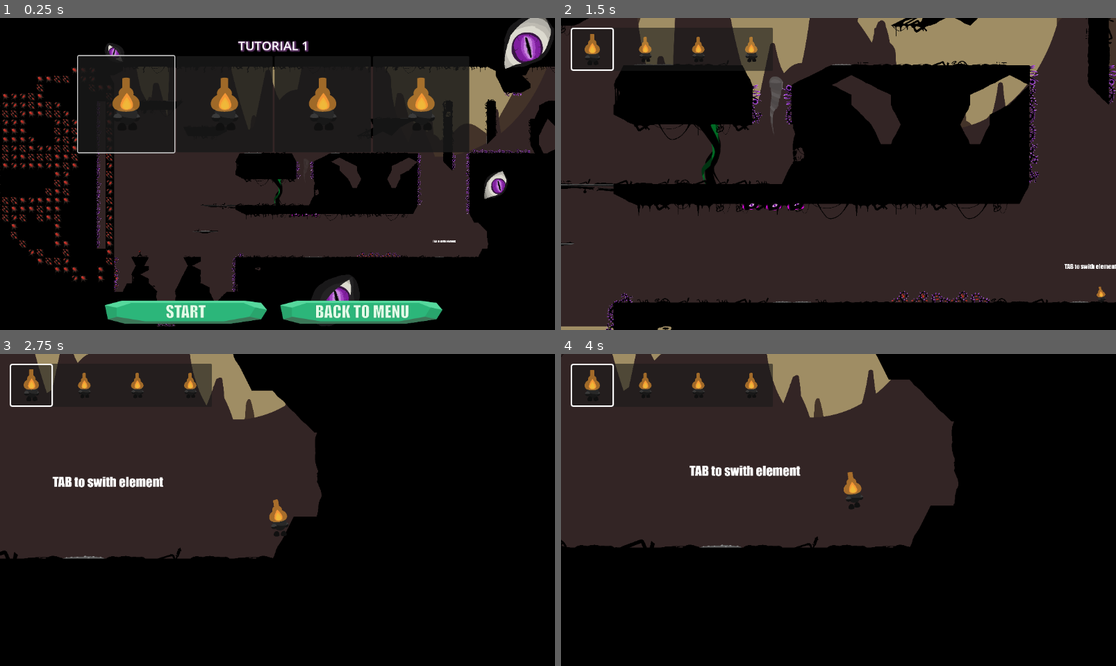
Above: before the commit, frames 1-4 (two rows, left to right).
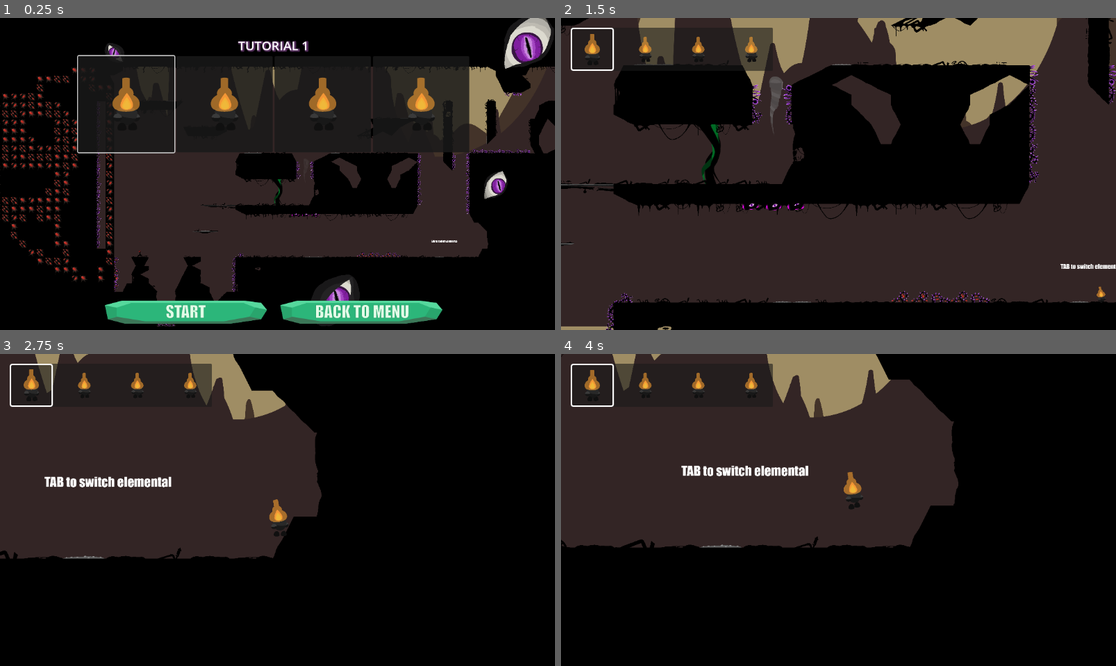
Above: after the commit, the same moments.

Repository: StarikTenger/PlatformerGame2025
Game: Godot game, scene res://levels/level_4.tscn
Same seed, same stepped clock (60 frames per second), same inputs: the game is played once before the commit and once after it. This scene is started directly instead of the project's main scene. Sound files missing from this copy of the repository are replaced by a short silence.
Inputs (mouse positions are in pixels of both pictures, inside the frame that each line leads up to):
- Up to frame 1 (0.25 s): no input
- Up to frame 2 (1.5 s): click (749, 311) at 0.5 s; move the mouse to (960, 158) at 1.27 s; hold D (move_right) from 1.28 s (still down); hold Z (level_overview) from 1.28 s (still down)
- Up to frame 3 (2.75 s): keep holding D (move_right); tap Space (jump) at 1.52, 2.27 s; tap Enter at 2 s; move the mouse to (166, 525) at 2.02 s; release Z (level_overview) at 2.03 s; tap P (special_action) at 2.1 s
- Up to frame 4 (4 s): move the mouse to (894, 441) at 2.77 s; release D (move_right) at 2.78 s; hold A (move_left) 2.78-3.53 s; hold Tab (switch_char) 2.78-3.53 s; move the mouse to (810, 572) at 3.52 s; hold D (move_right) from 3.53 s (still down); tap Z (level_overview) at 3.6 s; tap Space (jump) at 3.77 s

The runs differ from the first frame. In frame 1, less than 0.1% of the frame differs, in the area x 77-83%, y 71-72%; in frame 2, 0.1%; in frame 3, 0.5%; in frame 4, 0.5%, in the area x 21-45%, y 35-40%.

Commit message:
lvl4" "tab to switch element"

Diff:
--- a/levels/level_4.tscn
+++ b/levels/level_4.tscn
@@ -40,7 +40,7 @@
 offset_top = 6609.0
 offset_right = 1691.0
 offset_bottom = 6666.0
-text = "TAB to swith element"
+text = "TAB to switch elemental"
 label_settings = SubResource("LabelSettings_5722l")
 horizontal_alignment = 1
 
